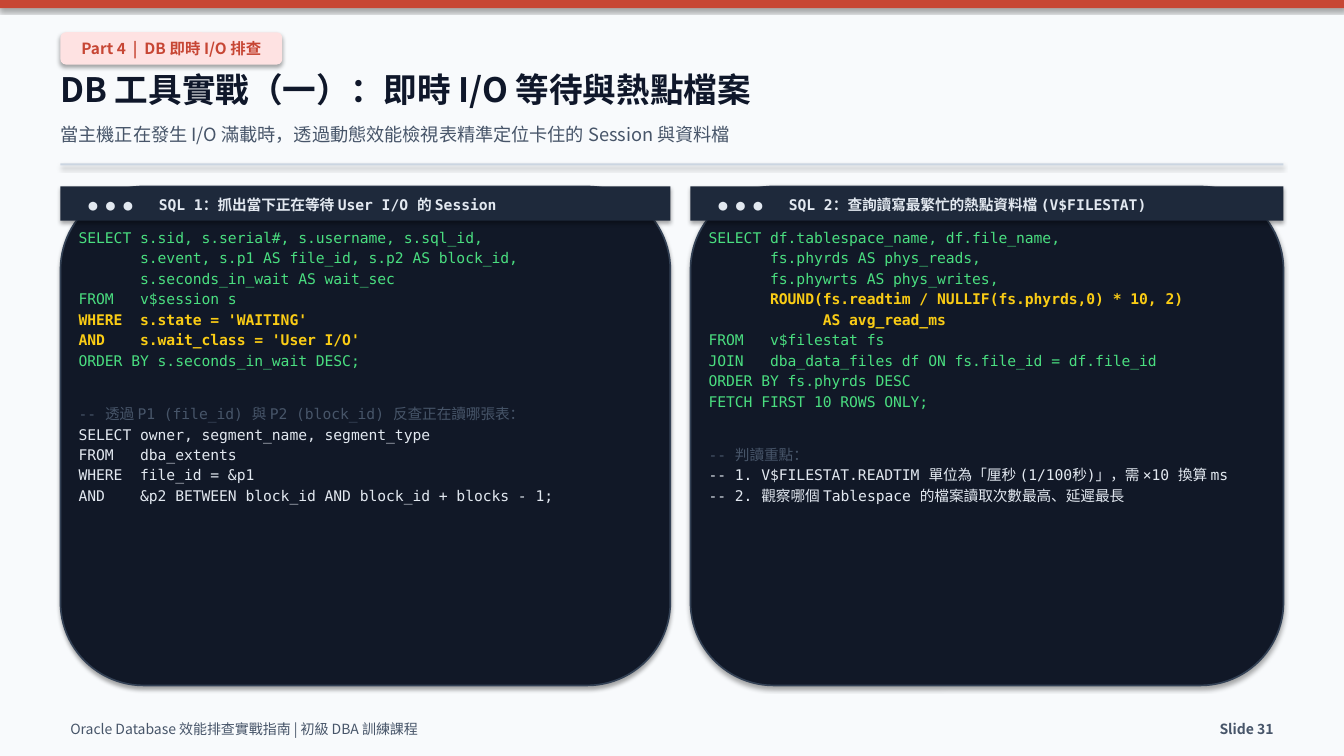
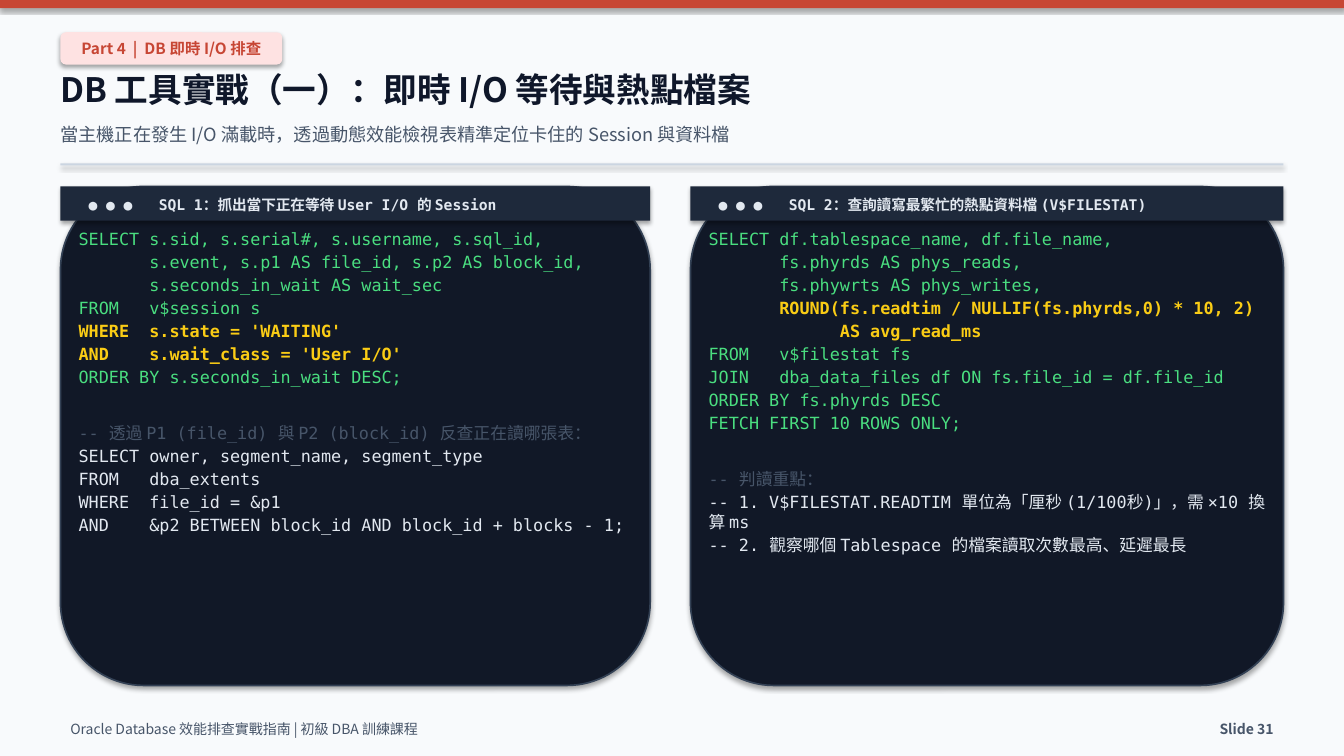
Before and after one commit to YouAreTheBlueSky/Oracle-DBA-Training-Docs, a slide deck: slide 35 of deliver_beginner/06_Oracle_DBA_效能診斷與調校_v2.pptx. Drawn at 1344x756 pixels with LibreOffice and Linux fonts; fonts in the diff are those of the drawing. Boxes give left, top, right and bottom in pixels: in the first picture for what was removed or moved away, otherwise in the second. Text is boxed around its words. In the diff, an @@ line names an element or a change of style, - is before the commit and + after.

```diff
--- a/deliver_beginner/06_Oracle_DBA_效能診斷與調校_v2.pptx
+++ b/deliver_beginner/06_Oracle_DBA_效能診斷與調校_v2.pptx
@@ rounded rectangle: place and size @@
-rounded rectangle at bbox=[60, 187, 670, 686]
+rounded rectangle at bbox=[60, 187, 650, 686]
@@ rectangle: place and size @@
-rectangle at bbox=[60, 187, 670, 221]
+rectangle at bbox=[60, 187, 650, 221]
@@ text "SELECT s.sid, s.serial#, s.username, s.sql_id," at bbox=[79, 232, 624, 535]: size 10.5 to 12 pt @@
@@ text "SELECT df.tablespace_name, df.file_name," at bbox=[709, 232, 1265, 555]: size 10.5 to 12 pt @@
```
Also in this commit, not shown: 17 other slides changed.
